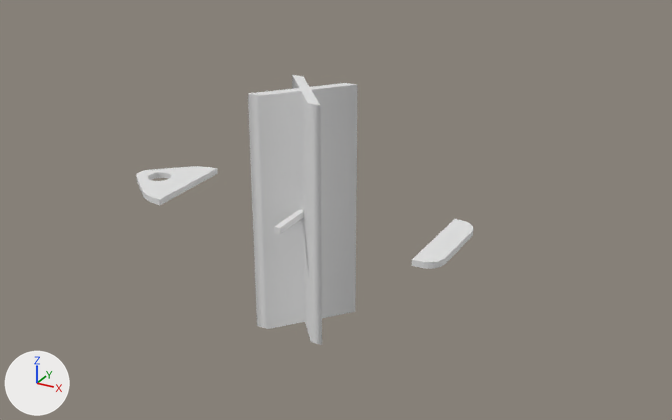
A saved change to the Blender file static/keytag.blend.
Before and after are seen from a 50 mm lens placed at (7.01, -11.68, 6.04), pointed at (0.38, 0.38, 0.02). The axes (+X, +Y, +Z) are drawn at lower left. The lights are the same throughout. Text is drawn in Blender's own font.

The scene before the commit, as lines of its bpy script (objects in view):
```python
me_cube = bpy.data.meshes.new('Cube')
me_cube.from_pydata(...)  # 36 vertices, 20 faces; spans x 0.0..0.4, y -0.8..0.8, z -0.05..0.05
me_cube_001 = bpy.data.meshes.new('Cube.001')
me_cube_001.from_pydata(...)  # 128 vertices, 68 faces; spans x -1.09..0.0, y -0.8..0.8, z -0.05..0.05
me_cube_002 = bpy.data.meshes.new('Cube.002')
me_cube_002.from_pydata(...)  # a box spanning x -0.05..0.05, y -0.8..0.8, z 0.0..0.1
txt_text = bpy.data.curves.new('Text', 'FONT')
txt_text.body = 'X'
txt_text.extrude = 2.0
txt_text.align_x = 'CENTER'
txt_text.align_y = 'CENTER'
txt_text.size = 1.77
ob_c = bpy.data.objects.new('C', me_cube_002)
ob_c.location = (0.0, 0.0, 0.0)
_m = ob_c.modifiers.new('bool 1', 'BOOLEAN')
ob_l = bpy.data.objects.new('L', me_cube_001)
ob_l.location = (-2.25, 0.0, 0.05)
ob_r = bpy.data.objects.new('R', me_cube)
ob_r.location = (2.25, 0.0, 0.05)
ob_text_1 = bpy.data.objects.new('Text', txt_text)
ob_text_1.location = (0.0, 0.0, 0.05)
```
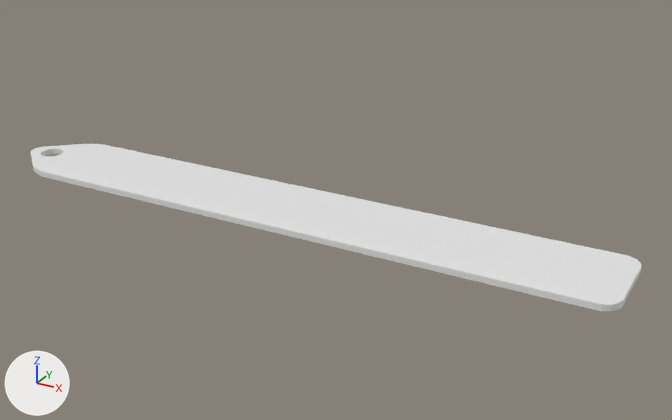
Where the change shows, as pixel boxes [x1, y1, x2, y2] in the pictures (672 x 420 px):
'C', rescaled: before [274, 210, 304, 234]; after [46, 145, 617, 308]
'Text', hidden: before [248, 75, 357, 345]
'R', moved: before [412, 219, 473, 269]; after [587, 253, 642, 311]
'L', moved: before [136, 166, 217, 205]; after [31, 144, 108, 178]

What changed in the scene script:
```text
Change txt_text:
    txt_text.body: 'X' -> '###TEXT###'
Change ob_r:
    ob_r.location: (2.25, 0.0, 0.05) -> (4.75, 0.0, 0.05)
Change ob_l:
    ob_l.location: (-2.25, 0.0, 0.05) -> (-4.75, 0.0, 0.05)
Change ob_c:
    ob_c.scale: (1.0, 1.0, 1.0) -> (95.0, 1.0, 1.0)
Change ob_text_1:
    add ob_text_1.hide_set(True)
```
